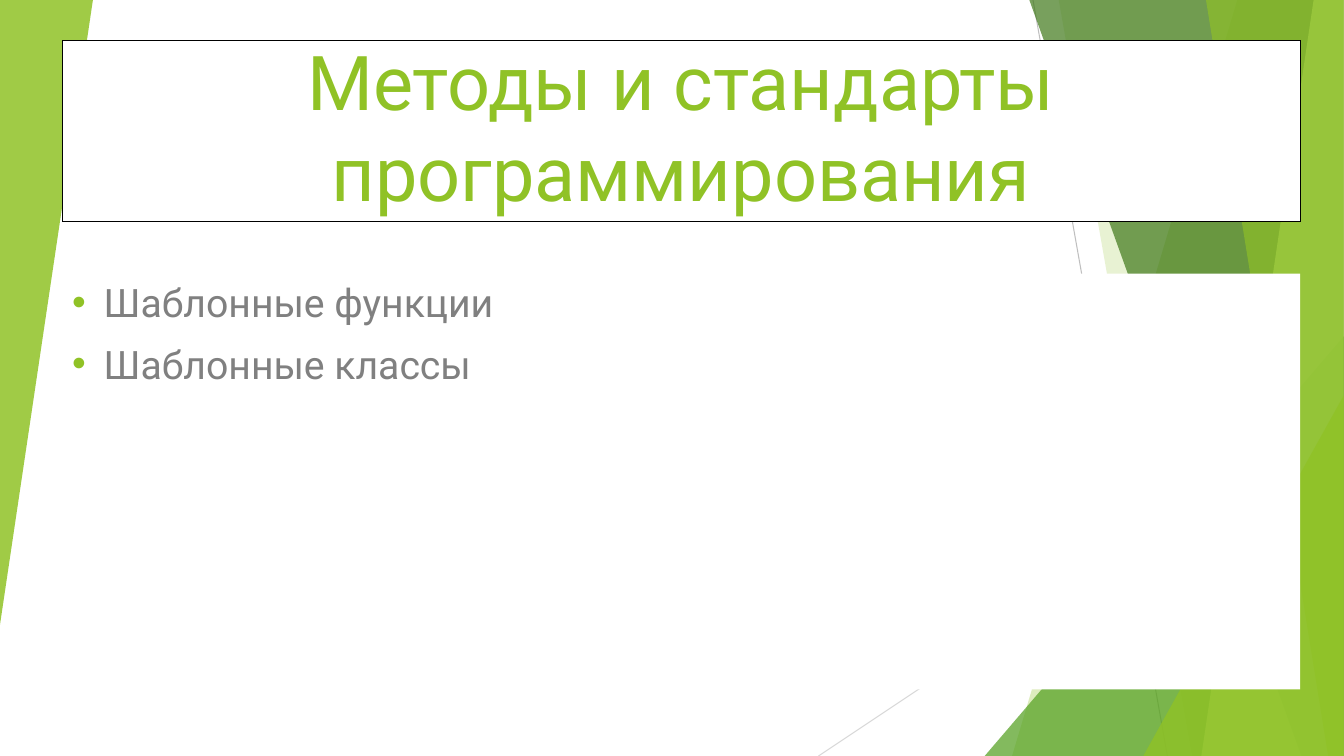
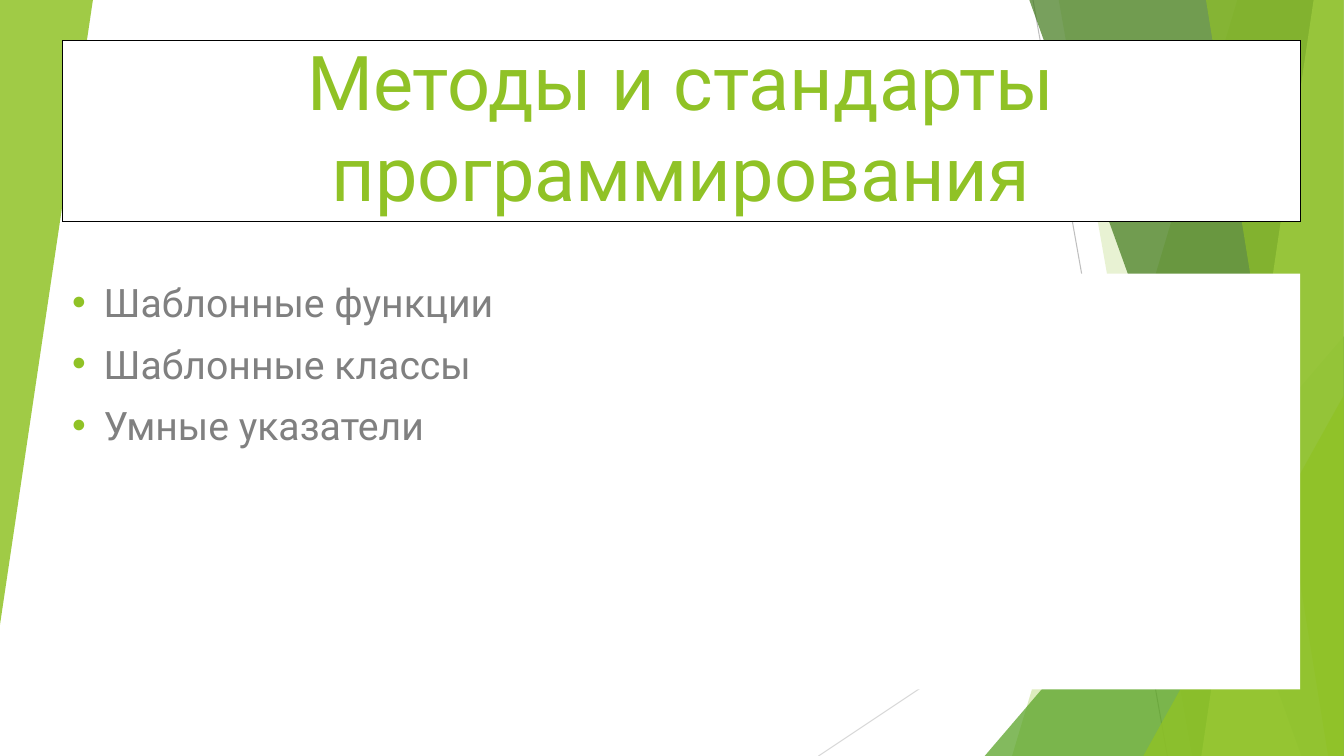
Before and after one commit to WhiteCatStudies/lectures, a slide deck: slide 1 of pt1/lectures/lecture7/lecture7.pptx. Drawn at 1344x756 pixels with LibreOffice and Linux fonts; fonts in the diff are those of the drawing. Boxes give left, top, right and bottom in pixels: in the first picture for what was removed or moved away, otherwise in the second. Text is boxed around its words. In the diff, an @@ line names an element or a change of style, - is before the commit and + after.

Commit message:
lecture 7 numeration fixed

```diff
--- a/pt1/lectures/lecture7/lecture7.pptx
+++ b/pt1/lectures/lecture7/lecture7.pptx
@@ subtitle at (104,412,424,449): paragraph added @@
+• Умные указатели
```
